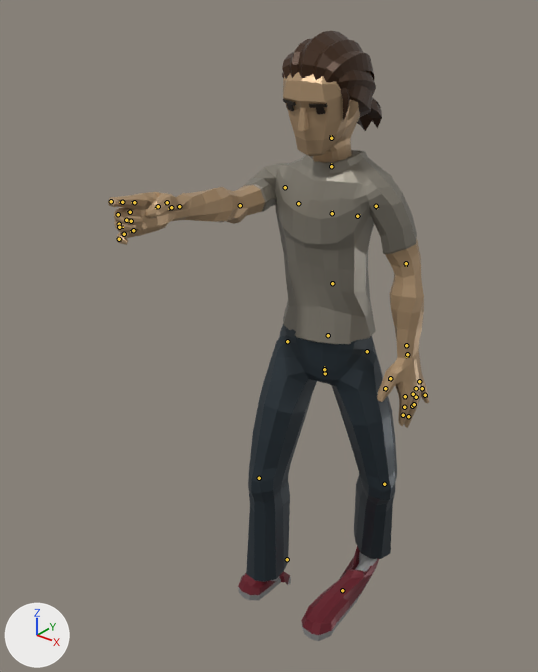
Two versions of the glTF model public/assets/models/characters/men/Casual Character.glb, one commit apart.
Rendered twice from a 50 mm lens placed at (1.131, -1.734, 1.937), pointed at (-0.054, -0.252, 1.018). The axes (+X, +Y, +Z) are drawn at lower left. The lights are the same throughout. The older version comes first. Both versions are drawn at frame 3 of the action 'CharacterArmature|Idle_Gun_Shoot'; the numbers are the values there. The bones that change, and the others that lie on the model, are drawn over the model as lines.

In view in the first picture: 'Casual2_Body', 'Casual2_Feet', 'Casual2_Head', 'Casual2_Legs'.
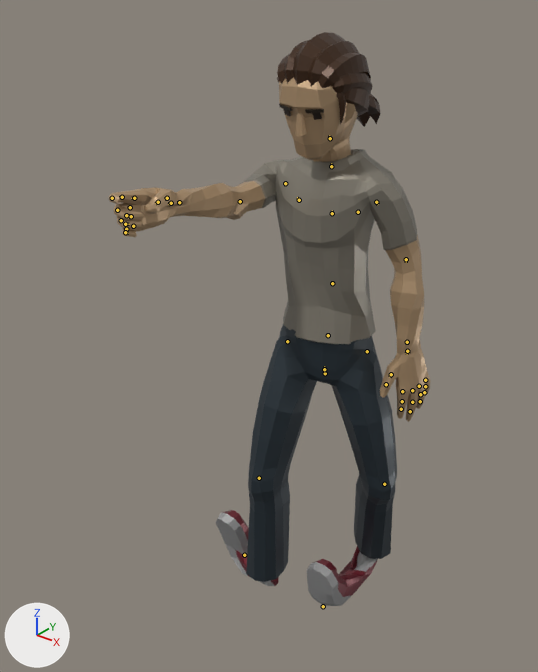
The edits, one by one:
Bone 'Neck' (bone_neck) turns from (0, 0, 0) to (5, 0, 0) degrees about its own x, y and z.
Bone 'Shoulder.L' (bone_shoulder_l) moves from (0.0, 0.0, 0.0) to (7e-05, 6e-05, 6e-05).
Bone 'Wrist.L' (bone_wrist_l) turns from (0, 0, 0) to (-2, 27, 0) degrees about its own x, y and z.
Bone 'Pinky2.L' (bone_pinky2_l) turns from (0, 0, 0) to (-16, -3, -14) degrees about its own x, y and z.
Bone 'Pinky3.L' (bone_pinky3_l) turns from (0, 0, 0) to (-11, -5, -4) degrees about its own x, y and z.
Bone 'Pinky4.L' (bone_pinky4_l) turns from (0, 0, 0) to (-15, -2, 0) degrees about its own x, y and z.
Bone 'Thumb1.L' (bone_thumb1_l) turns from (0, 0, 0) to (7, 4, 9) degrees about its own x, y and z.
Bone 'Shoulder.R' (bone_shoulder_r) moves from (0.0, 0.0, 0.0) to (-7e-05, 6e-05, 6e-05).
Bone 'Index3.R' (bone_index3_r) turns from (0, 0, 0) to (-8, -2, -1) degrees about its own x, y and z.
Bone 'Ring2.R' (bone_ring2_r) turns from (0, 0, 0) to (-13, -5, 4) degrees about its own x, y and z.
Bone 'Pinky2.R' (bone_pinky2_r) turns from (0, 0, 0) to (-16, 3, 14) degrees about its own x, y and z.
Bone 'Foot.L' (bone_foot_l) moves from (0.0, 0.0, 0.0) to (0.0, 0.00119, -0.00019).
Bone 'Foot.L' (bone_foot_l) turns from (0, 0, 0) to (-78, 0, 0) degrees about its own x, y and z.
Bone 'Foot.R' (bone_foot_r) moves from (0.0, 0.0, 0.0) to (-0.00112, 0.00106, -0.00033).
Bone 'Foot.R' (bone_foot_r) turns from (0, 0, 0) to (-72, 0, 0) degrees about its own x, y and z.

What differs and where, as boxes (x1, y1, x2, y2) in the pictures (538 x 672 px):
'Casual2_Body', posed: before (108, 150, 429, 428); after (109, 149, 430, 422)
'Casual2_Head', posed: before (282, 30, 382, 163); after (277, 32, 381, 162)
'Casual2_Feet', posed: before (238, 546, 379, 641); after (216, 510, 377, 606)
bone 'Shoulder.L', root to tip: before (357, 216) to (360, 215); after (358, 212) to (360, 211)
bone 'Wrist.L', root to tip: before (406, 345) to (407, 348); after (407, 342) to (407, 344)
bone 'Pinky2.L', root to tip: before (419, 381) to (420, 384); after (425, 380) to (425, 382)
bone 'Pinky3.L', root to tip: before (422, 388) to (423, 390); after (425, 386) to (425, 388)
bone 'Pinky4.L', root to tip: before (425, 395) to (426, 397); after (424, 392) to (423, 393)
bone 'Thumb1.L', root to tip: before (407, 354) to (405, 357); after (407, 351) to (406, 353)
bone 'Shoulder.R', root to tip: before (298, 203) to (297, 201); after (299, 200) to (297, 197)
bone 'Index3.R', root to tip: before (122, 202) to (119, 202); after (122, 197) to (119, 197)
bone 'Ring2.R', root to tip: before (131, 221) to (128, 221); after (131, 216) to (128, 217)
bone 'Pinky2.R', root to tip: before (133, 230) to (130, 231); after (133, 226) to (131, 227)
bone 'Foot.L', root to tip: before (342, 590) to (341, 592); after (323, 606) to (323, 605)
bone 'Foot.R', root to tip: before (287, 559) to (285, 561); after (244, 555) to (244, 553)
